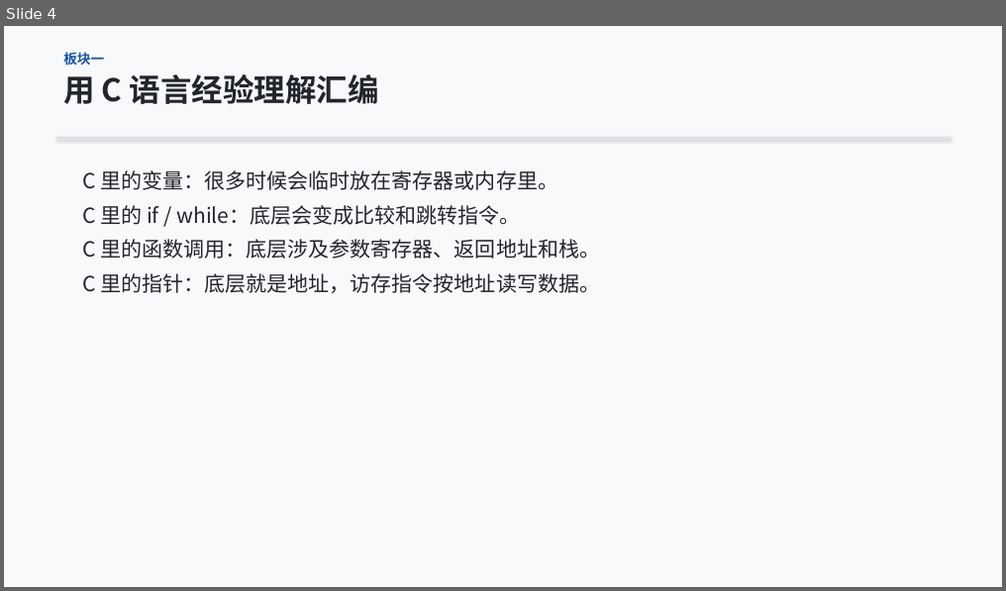
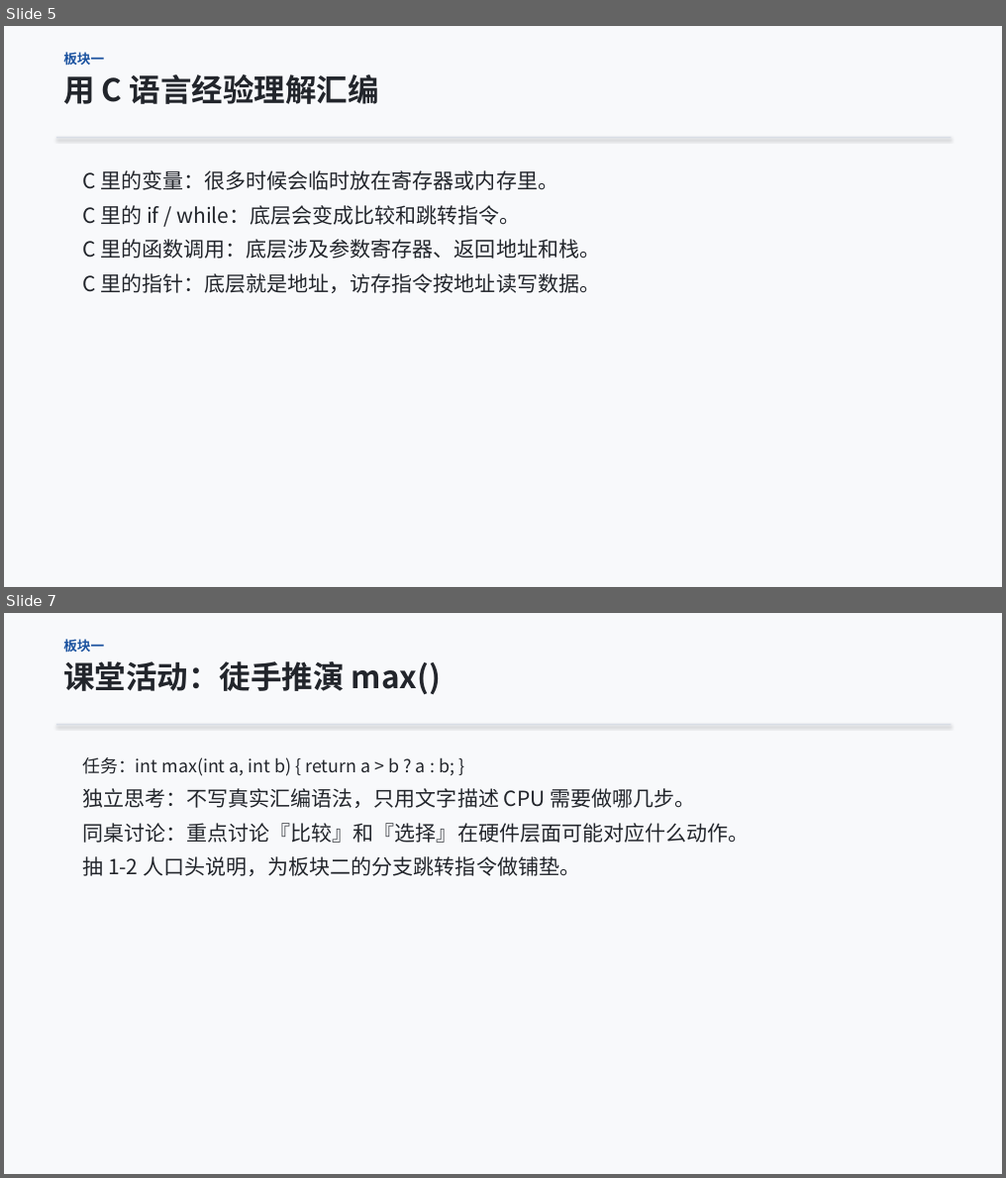
Before and after one commit to cxi218447-byte/miniOS, a slide deck: docs/week01/week01_qemu_hello_course.pptx. Shown one above the other, each under a label of ours: slide 4 before the commit, slides 5 and 7 after it; the slides between them are not shown. The pictures are 1006x591 and 1006x1178 pixels, drawn with LibreOffice and Linux fonts; fonts in the diff are those of the drawing. Boxes give left, top, right and bottom in pixels: in the first picture for what was removed or moved away, otherwise in the second. Text is boxed around its words. In the diff, an @@ line names an element or a change of style, - is before the commit and + after.

```diff
--- a/docs/week01/week01_qemu_hello_course.pptx
+++ b/docs/week01/week01_qemu_hello_course.pptx
@@ slide 7 added at [4, 613, 1002, 1174], background #F8F9FB @@
@@ text added at [63, 639, 104, 653], 13 pt, text #1C53A0, bold @@
+板块一
@@ text added at [63, 662, 441, 694], 30 pt, text #22252B, bold @@
+课堂活动：徒手推演 max()
@@ rectangle added at [56, 724, 951, 725], fill #D8DDE6 @@
@@ text added at [82, 758, 748, 876], 20 pt, text #22252B @@
+任务：int max(int a, int b) { return a > b ? a : b; }
+独立思考：不写真实汇编语法，只用文字描述 CPU 需要做哪几步。
+同桌讨论：重点讨论『比较』和『选择』在硬件层面可能对应什么动作。
+抽 1-2 人口头说明，为板块二的分支跳转指令做铺垫。
@@ what was slide 4 is now slide 5 @@
```
Also in this commit, not shown: 2 slides changed, 4 other slides added, 1 other file.
